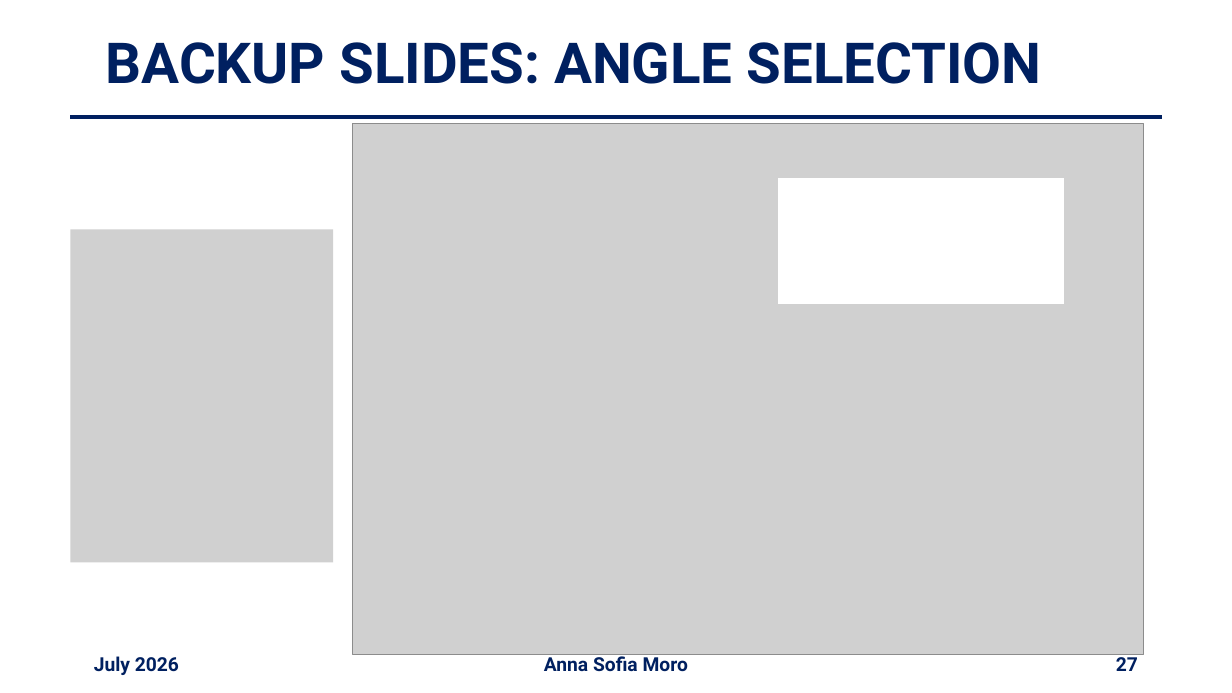
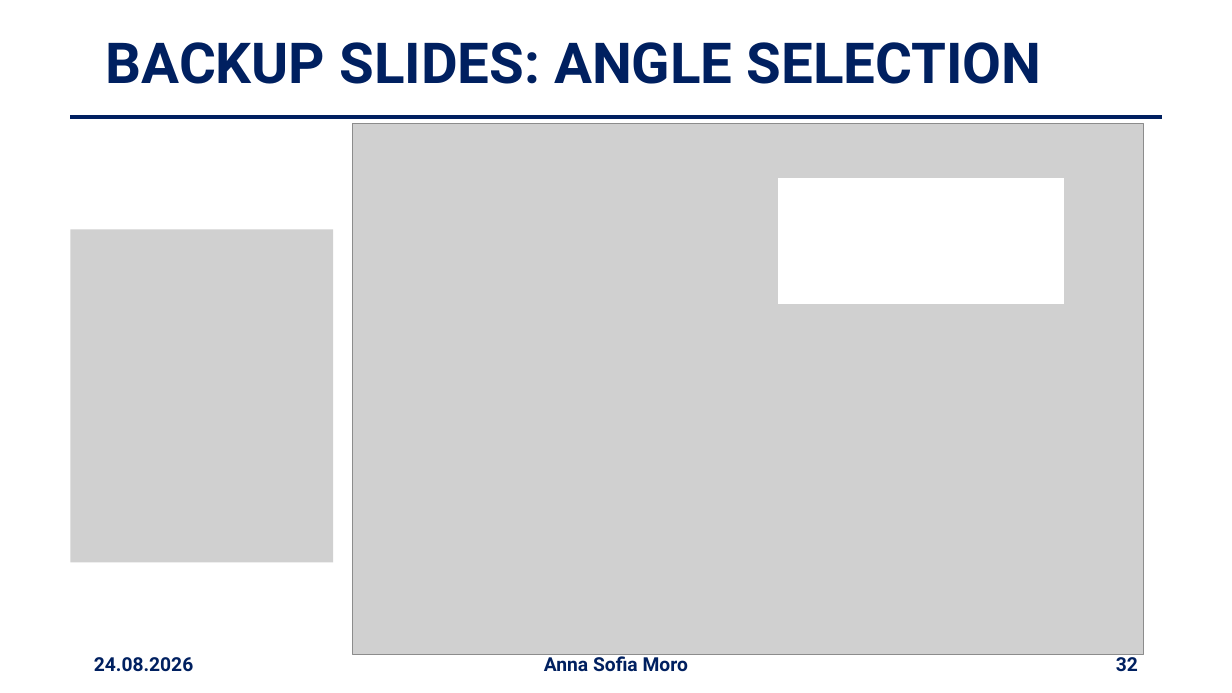
Before and after one commit to annaasofia/tesi, a slide deck: slide 32 of slides/presentazione2408.pptx (slide 27 before the commit). Drawn at 1232x693 pixels with LibreOffice and Linux fonts; fonts in the diff are those of the drawing; grey boxes stand for pictures. Boxes give left, top, right and bottom in pixels: in the first picture for what was removed or moved away, otherwise in the second. Text is boxed around its words. In the diff, an @@ line names an element or a change of style, - is before the commit and + after.

```diff
--- a/slides/presentazione2408.pptx
+++ b/slides/presentazione2408.pptx
@@ text at (x1=94, y1=657, x2=193, y2=672): text changed @@
-July 2026
+24.08.2026
@@ page number at (x1=1116, y1=654, x2=1138, y2=671): text changed @@
-27
+32
```
Also in this commit, not shown: 24 other slides changed, 9 slides added, 4 slides removed, 3 other files.
